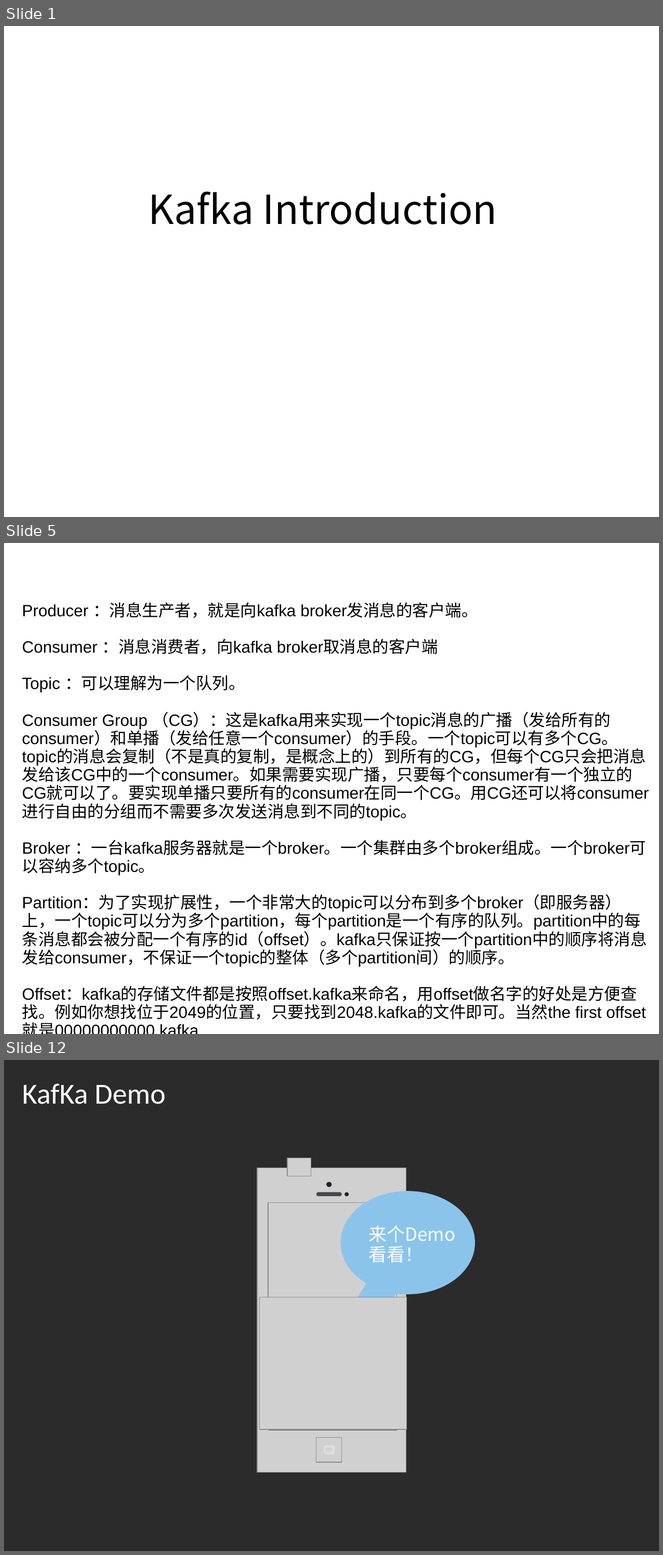
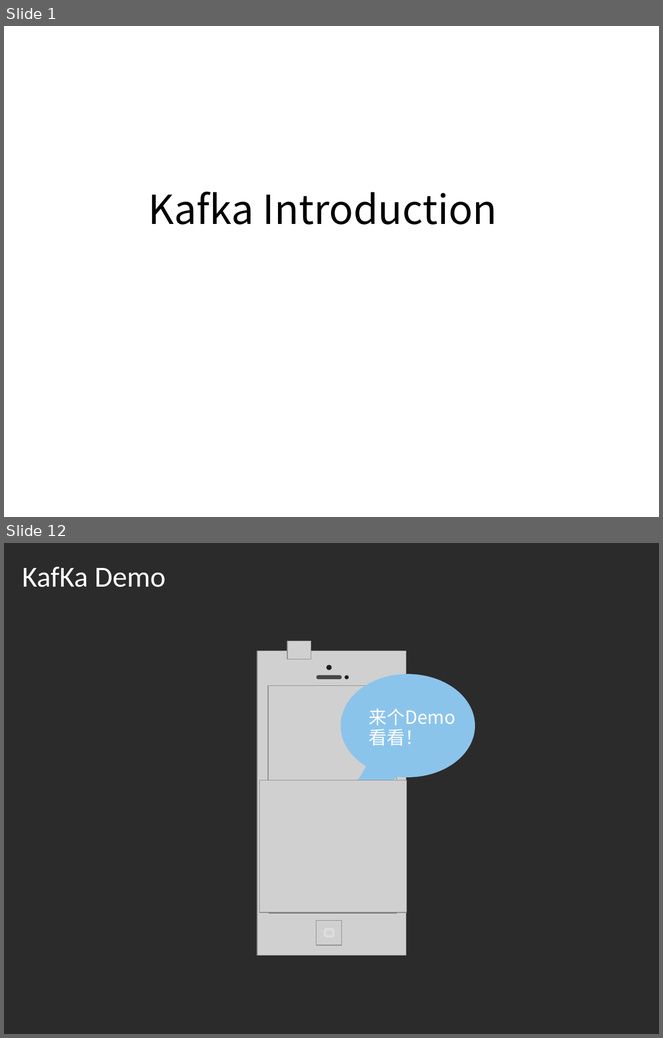
Before and after one commit to kurtishu/KurtisHu.github.io, a slide deck: remote/Kafka Introduction.ppt. Shown one above the other, each under a label of ours: slides 1, 5 and 12 before the commit, slides 1 and 12 after it; the slides between them are not shown. The pictures are 663x1555 and 663x1038 pixels, drawn with LibreOffice and Linux fonts; fonts in the diff are those of the drawing; grey boxes stand for pictures; background and template pictures are left out; a plain dark background stands for a picture behind light text. Boxes give left, top, right and bottom in pixels: in the first picture for what was removed or moved away, otherwise in the second. Text is boxed around its words. In the diff, an @@ line names an element or a change of style, - is before the commit and + after.

```diff
--- a/remote/Kafka Introduction.ppt
+++ b/remote/Kafka Introduction.ppt
@@ slide 5 removed at bbox=[4, 543, 659, 1034], background picture (left out) @@
@@ title removed at bbox=[16, 550, 402, 589] @@
-Kafka相关术语介绍
@@ text removed at bbox=[22, 602, 649, 1023] @@
-Producer ：消息生产者，就是向kafka broker发消息的客户端。
-Consumer ：消息消费者，向kafka broker取消息的客户端
-Topic ：可以理解为一个队列。
-Consumer Group （CG）：这是kafka用来实现一个topic消息的广播（发给所有的consumer）和单播（发给任意一个consumer）的手段。一个topic可以有多个CG。topic的消息会复制（不是真的复制，是概念上的）到所有的CG，但每个CG只会把消息发给该CG中的一个consumer。如果需要实现广播，只要每个consumer有一个独立的CG就可以了。要实现单播只要所有的consumer在同一个CG。用CG还可以将consumer进行自由的分组而不需要多次发送消息到不同的topic。
-Broker ：一台kafka服务器就是一个broker。一个集群由多个broker组成。一个broker可以容纳多个topic。
-Partition：为了实现扩展性，一个非常大的topic可以分布到多个broker（即服务器）上，一个topic可以分为多个partition，每个partition是一个有序的队列。partition中的每条消息都会被分配一个有序的id（offset）。kafka只保证按一个partition中的顺序将消息发给consumer，不保证一个topic的整体（多个partition间）的顺序。
-Offset：kafka的存储文件都是按照offset.kafka来命名，用offset做名字的好处是方便查找。例如你想找位于2049的位置，只要找到2048.kafka的文件即可。当然the first offset就是00000000000.kafka
@@ text removed at bbox=[39, 642, 112, 647] @@
-直播原理
```
Also in this commit, not shown: 5 slides changed, 6 slides added, 4 other slides removed.
